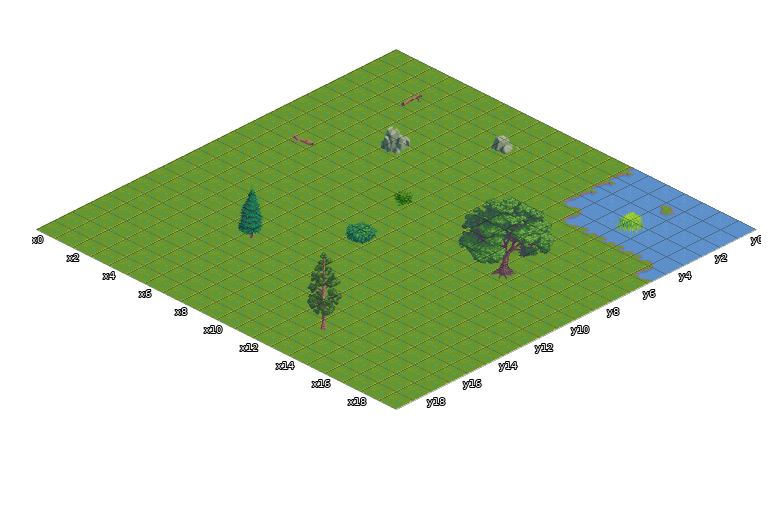
Tiled map -- data/map/isometric.tmx. Above, as it was before the edit.
Cells are 64x32 px. Isometric: x runs down to the right, y down to the left. Shown: x 0..19, y 0..19.
And afterwards:
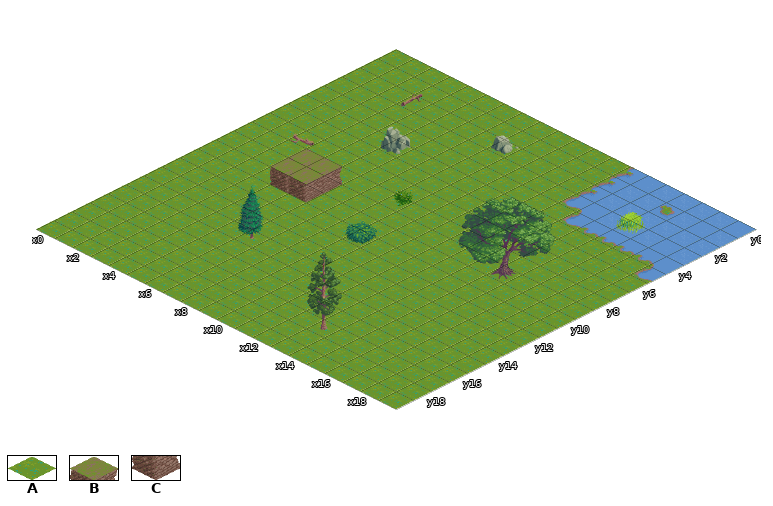
Key: from "forest": A 11, B 64, C 74.
_ is an empty cell.
Changes in this commit:
Layer "level 2":
There is now tile C in row 9 at x 5; in row 10 at x 4 to 5.
Tile A is removed in row 8 at x 7.
Layer "level 3":
There is now tile B in rows 8 to 9 at x 3 to 4.
Where, in picture pixels (left, top, right, bottom), the same in both pictures:
added: (270, 148, 342, 202)
removed: (360, 184, 396, 202)
